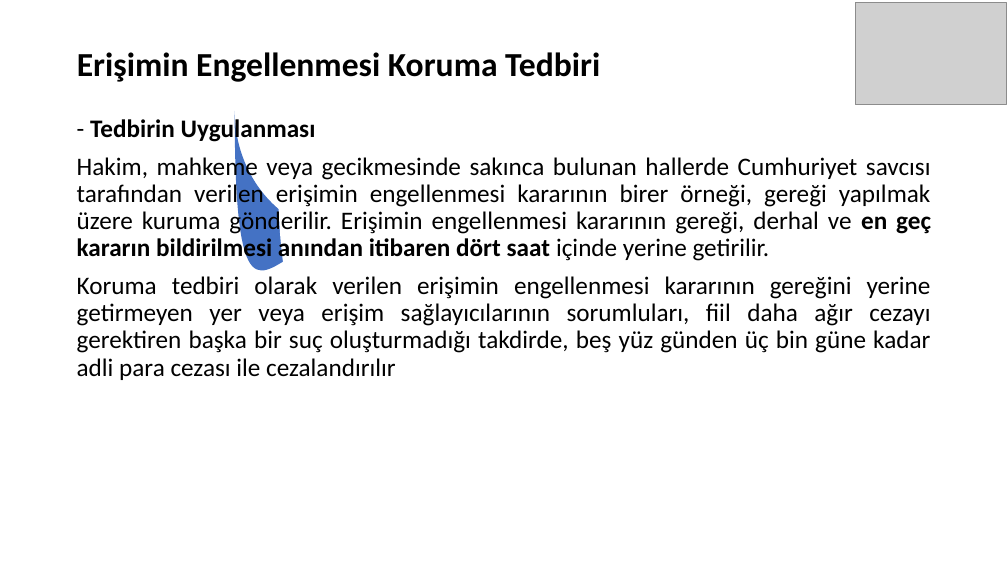
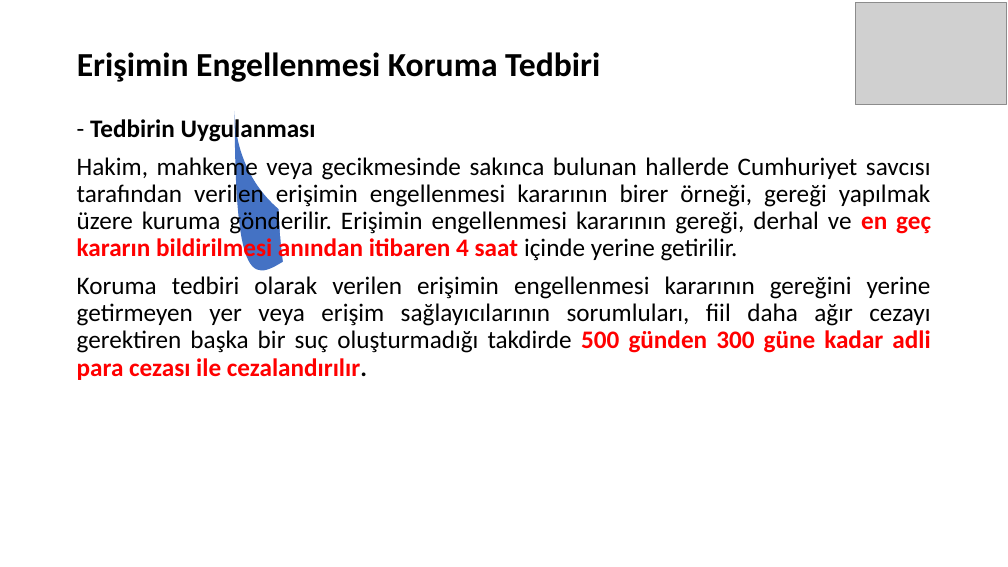
Before and after one commit to SevdanurGENC/IT-Law-Lecture-Notes, a slide deck: slide 19 of Bilisim-Hukuku/05. Bolum - BilisimHukuku.ppt. Drawn at 1008x567 pixels with LibreOffice and Linux fonts; fonts in the diff are those of the drawing; grey boxes stand for pictures. Boxes give left, top, right and bottom in pixels: in the first picture for what was removed or moved away, otherwise in the second. Text is boxed around its words. In the diff, an @@ line names an element or a change of style, - is before the commit and + after.

```diff
--- a/Bilisim-Hukuku/05. Bolum - BilisimHukuku.ppt
+++ b/Bilisim-Hukuku/05. Bolum - BilisimHukuku.ppt
@@ text at bbox=[77, 154, 931, 380]: text changed @@
-Hakim, mahkeme veya gecikmesinde sakınca bulunan hallerde Cumhuriyet savcısı tarafından verilen erişimin engellenmesi kararının birer örneği, gereği yapılmak üzere kuruma gönderilir. Erişimin engellenmesi kararının gereği, derhal ve en geç kararın bildirilmesi anından itibaren dört saat içinde yerine getirilir.
-Koruma tedbiri olarak verilen erişimin engellenmesi kararının gereğini yerine getirmeyen yer veya erişim sağlayıcılarının sorumluları, fiil daha ağır cezayı gerektiren başka bir suç oluşturmadığı takdirde, beş yüz günden üç bin güne kadar adli para cezası ile cezalandırılır
+Hakim, mahkeme veya gecikmesinde sakınca bulunan hallerde Cumhuriyet savcısı tarafından verilen erişimin engellenmesi kararının birer örneği, gereği yapılmak üzere kuruma gönderilir. Erişimin engellenmesi kararının gereği, derhal ve en geç kararın bildirilmesi anından itibaren 4 saat içinde yerine getirilir.
+Koruma tedbiri olarak verilen erişimin engellenmesi kararının gereğini yerine getirmeyen yer veya erişim sağlayıcılarının sorumluları, fiil daha ağır cezayı gerektiren başka bir suç oluşturmadığı takdirde 500 günden 300 güne kadar adli para cezası ile cezalandırılır.
```
Also in this commit, not shown: 10 other slides changed.
